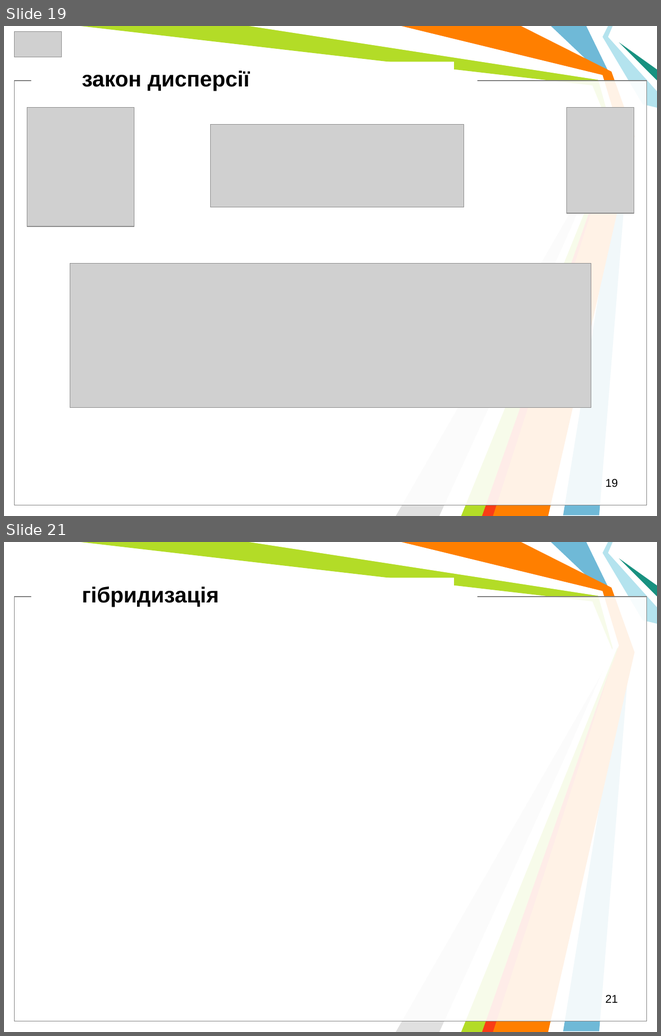
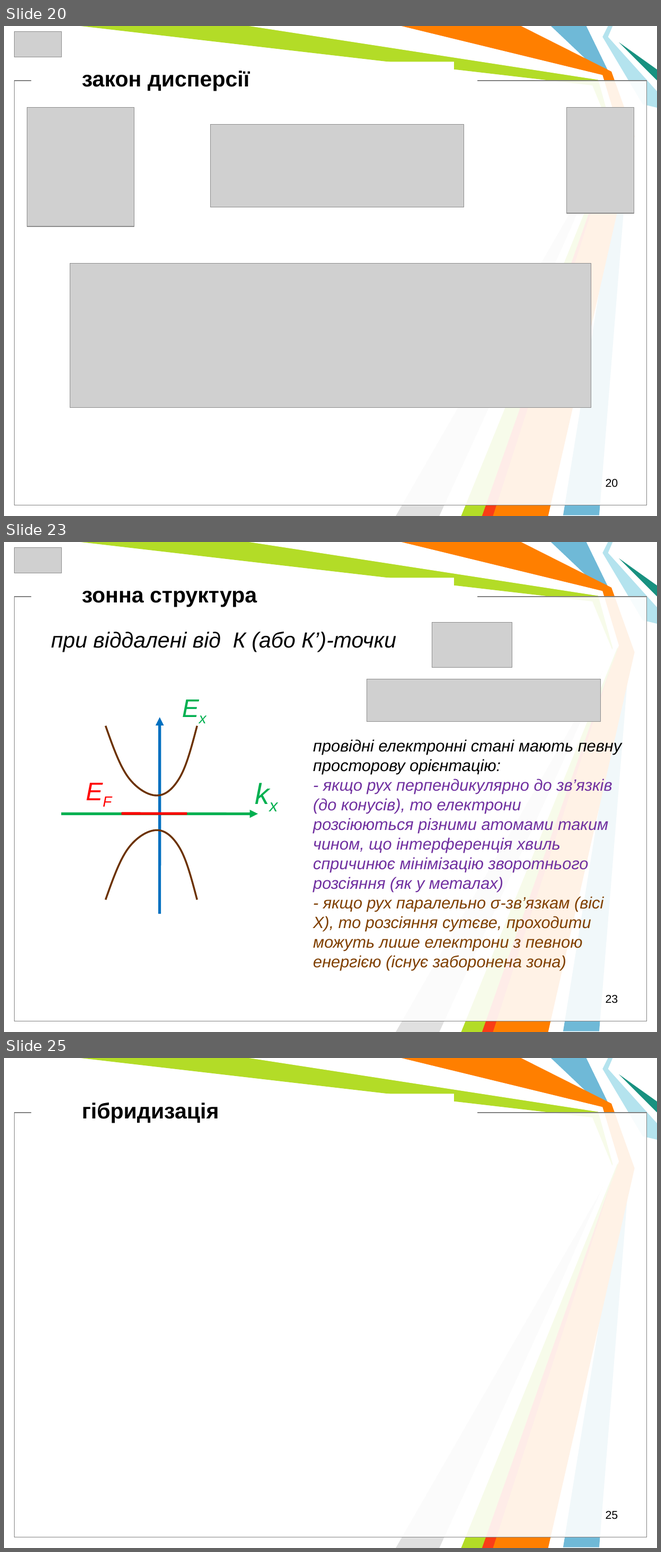
Before and after one commit to l432/NMK, a slide deck: Lecture/Nanoelectronika/Present/NanoelectronV5.ppt. Shown one above the other, each under a label of ours: slides 19 and 21 before the commit, slides 20, 23 and 25 after it; the slides between them are not shown. The pictures are 661x1036 and 661x1552 pixels, drawn with LibreOffice and Linux fonts; fonts in the diff are those of the drawing; grey boxes stand for pictures; background and template pictures are left out. Boxes give left, top, right and bottom in pixels: in the first picture for what was removed or moved away, otherwise in the second. Text is boxed around its words. In the diff, an @@ line names an element or a change of style, - is before the commit and + after.

```diff
--- a/Lecture/Nanoelectronika/Present/NanoelectronV5.ppt
+++ b/Lecture/Nanoelectronika/Present/NanoelectronV5.ppt
@@ slide 23 added at box(4, 542, 657, 1032), background #FFFFFF; not listed: 11 template elements that a slide beside it also shows @@
@@ picture added at box(15, 548, 61, 573) @@
@@ text added at box(82, 591, 257, 607), 24 pt, text #000000, bold @@
+зонна структура
@@ text added at box(51, 632, 396, 652), 24 pt, text #000000, italic @@
+при віддалені від К (або К’)-точки
@@ picture added at box(432, 623, 512, 668) @@
@@ picture added at box(367, 679, 601, 722) @@
@@ text added at box(176, 688, 213, 730), 28 pt, text #00B050, italic @@
+Еx
@@ freeform shape added at box(106, 725, 197, 795), outline #6C3200 2.01 pt @@
@@ arrow added from (159, 914) to (159, 717), #0070C0 3 pt @@
@@ text added at box(313, 739, 621, 970), 18 pt, text #7030A0, italic @@
+провідні електронні стані мають певну просторову орієнтацію:
+- якщо рух перпендикулярно до зв’язків (до конусів), то електрони розсіюються різними атомами таким чином, що інтерференція хвиль спричинює мінімізацію зворотнього розсіяння (як у металах)
+- якщо рух паралельно σ-зв’язкам (вісі Х), то розсіяння сутєве, проходити можуть лише електрони з певною енергією (існує заборонена зона)
@@ text added at box(80, 772, 118, 813), 28 pt, text #FF0000, italic @@
+ЕF
@@ text added at box(248, 772, 284, 818), 32 pt, text #00B050, italic @@
+kx
@@ arrow added from (61, 814) to (258, 814), #00B050 3 pt @@
@@ line added from (122, 814) to (187, 814), #FF0000 3 pt @@
@@ freeform shape added at box(106, 830, 197, 899), outline #6C3200 2.01 pt @@
@@ page number added at box(606, 995, 618, 1003), 12.5 pt, text #000000 @@
+23
@@ what was slide 19 is now slide 20 @@
@@ page number at box(606, 479, 618, 487): text changed @@
-19
+20
@@ what was slide 21 is now slide 25 @@
@@ page number at box(606, 1511, 618, 1519): text changed @@
-21
+25
```
Also in this commit, not shown: 2 slides changed, 3 other slides added.
